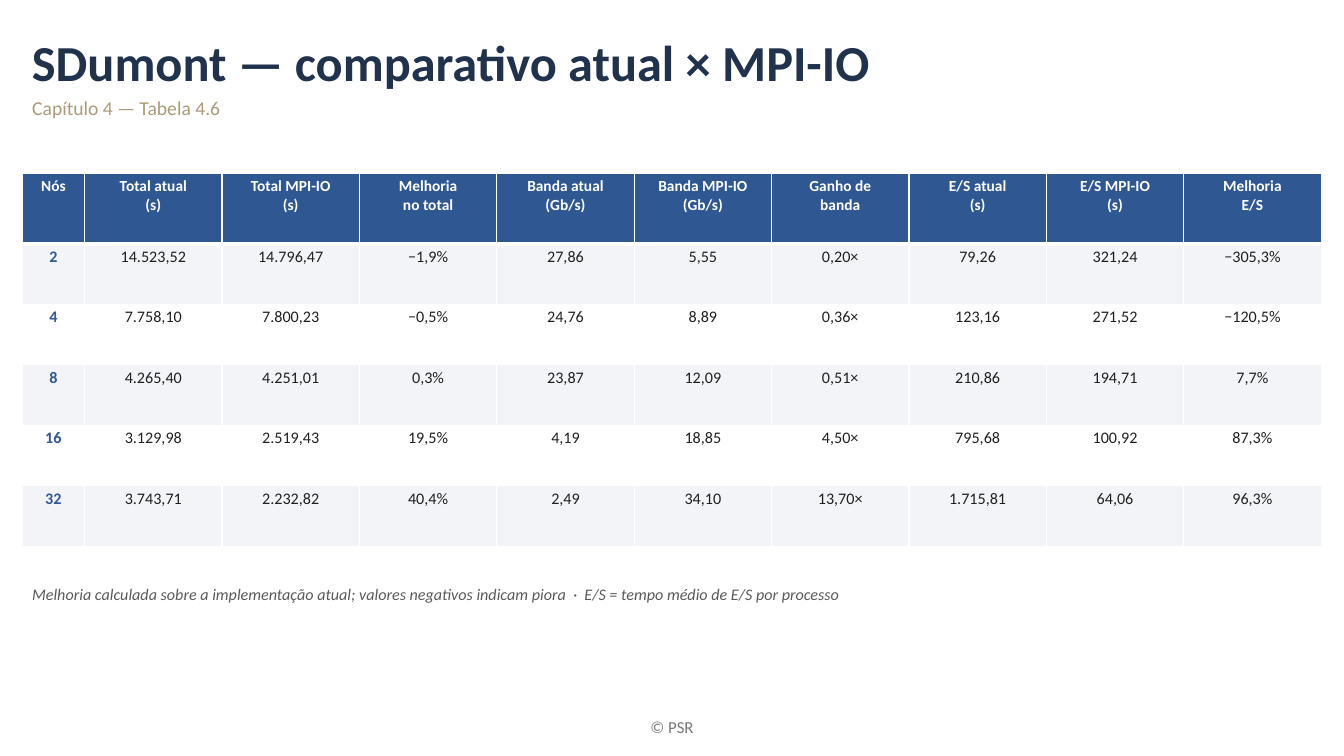
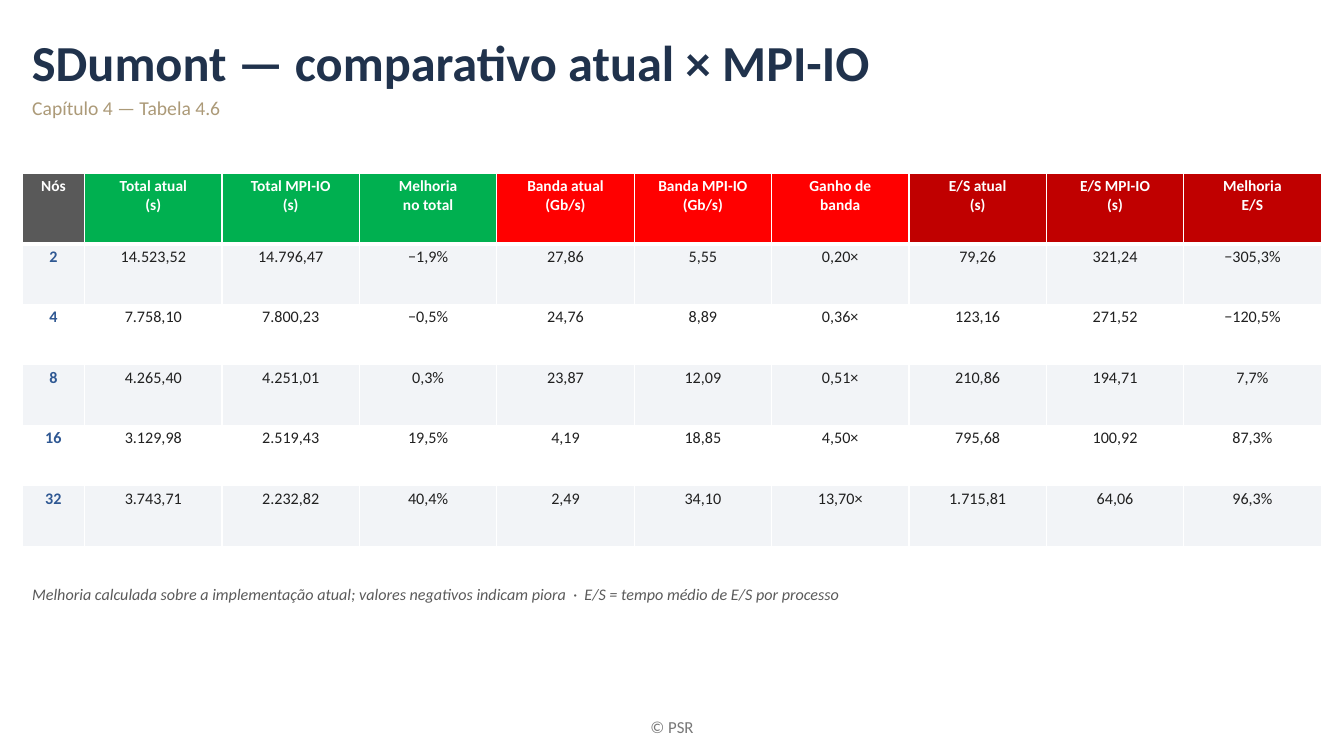
Before and after one commit to mbrcruz/SDDP-MPIO-Latex, a slide deck: slide 21 of Apresentacao/Apresentacao_MPIO.pptx (slide 23 before the commit). Drawn at 1344x756 pixels with LibreOffice and Linux fonts; fonts in the diff are those of the drawing; background and template pictures are left out. Boxes give left, top, right and bottom in pixels: in the first picture for what was removed or moved away, otherwise in the second. Text is boxed around its words. In the diff, an @@ line names an element or a change of style, - is before the commit and + after.

Commit message:
Fix tables and cover

```diff
--- a/Apresentacao/Apresentacao_MPIO.pptx
+++ b/Apresentacao/Apresentacao_MPIO.pptx
@@ table at (22, 173, 1319, 546) @@
@@ fill #2F5893 to #595959 in row 1, column 1 @@
@@ fill #2F5893 to #00B050 in 3 cells @@
@@ fill #2F5893 to #FF0000 in 3 cells @@
@@ fill #2F5893 to #C00000 in 3 cells @@
```
Also in this commit, not shown: 5 other slides changed, 2 slides removed.
